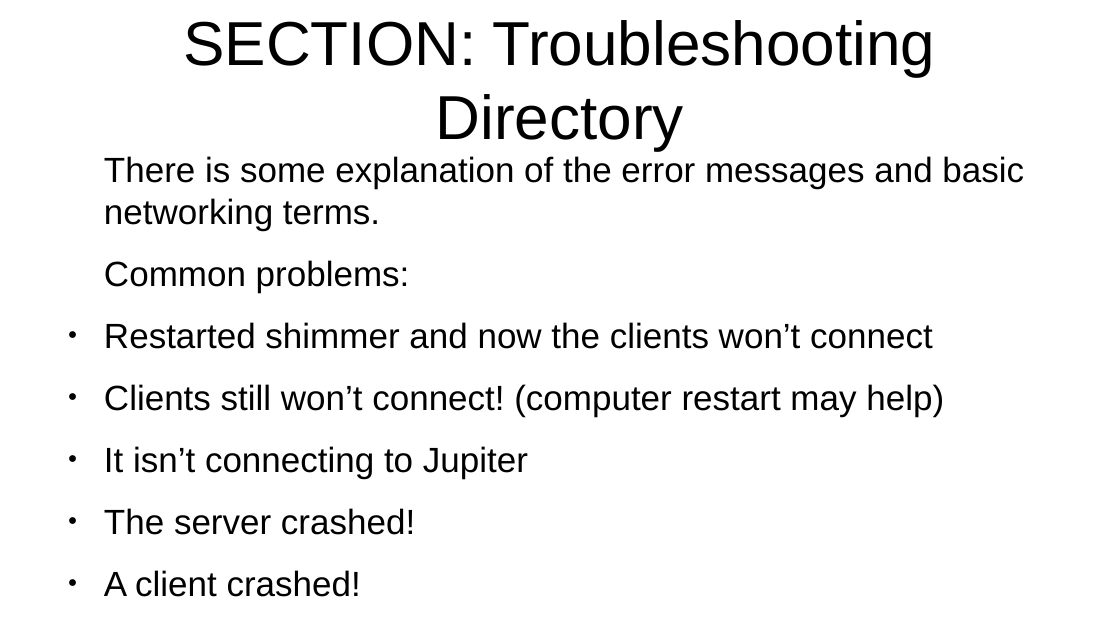
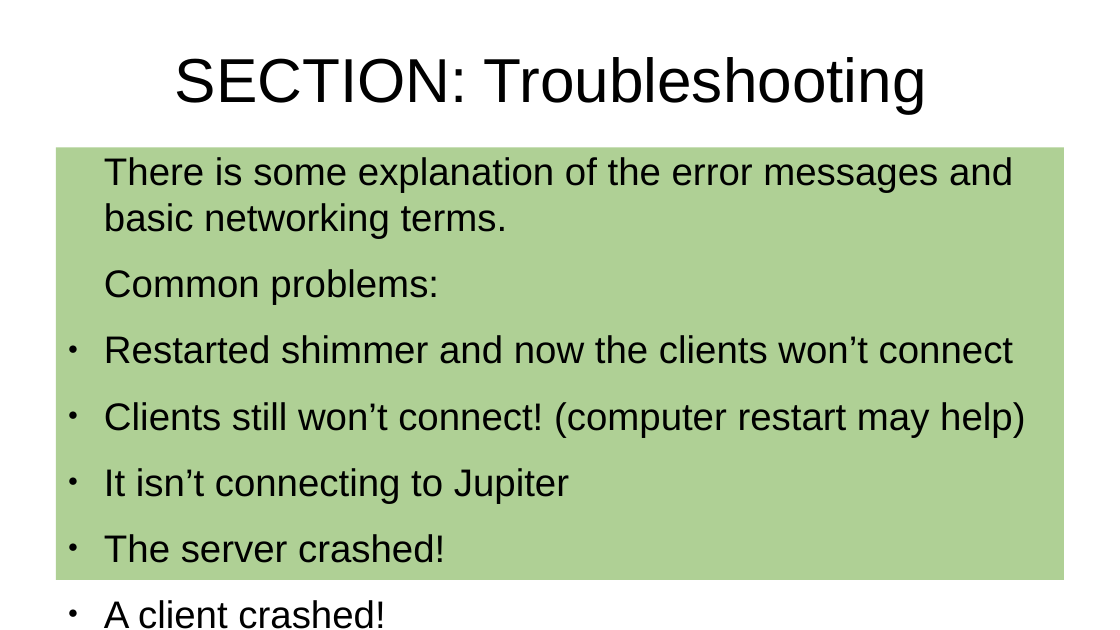
Before and after one commit to seventeenmagpie/skope-mrshim, a slide deck: slide 39 of shimmer/docs/user_guide_with_images.odp. Drawn at 1120x630 pixels with LibreOffice and Linux fonts; fonts in the diff are those of the drawing. Boxes give left, top, right and bottom in pixels: in the first picture for what was removed or moved away, otherwise in the second. Text is boxed around its words. In the diff, an @@ line names an element or a change of style, - is before the commit and + after.

Commit message:
Final version before back in September  - Ran code through style enforcer,  - Added network diagram and file structure screenshot to powerpoint,    made various other edits,  - Tested code on MRShim laptop, fixed bugs, also fixed python control    examples,

```diff
--- a/shimmer/docs/user_guide_with_images.odp
+++ b/shimmer/docs/user_guide_with_images.odp
@@ title at [175, 57, 927, 113]: text changed @@
-SECTION: Troubleshooting Directory
+SECTION: Troubleshooting
@@ text "There is some explanation of ...": place and size @@
-text "There is some explanation of ..." at [104, 156, 1024, 597]
+text "There is some explanation of ..." at [56, 147, 1064, 580]
@@ text "There is some explanation of ..." at [56, 147, 1064, 580]: size 24.8 to 27.2 pt; fill none to #AFD095 @@
```
Also in this commit, not shown: 11 other slides changed, 1 slide added, 1 slide removed, 8 other files.
